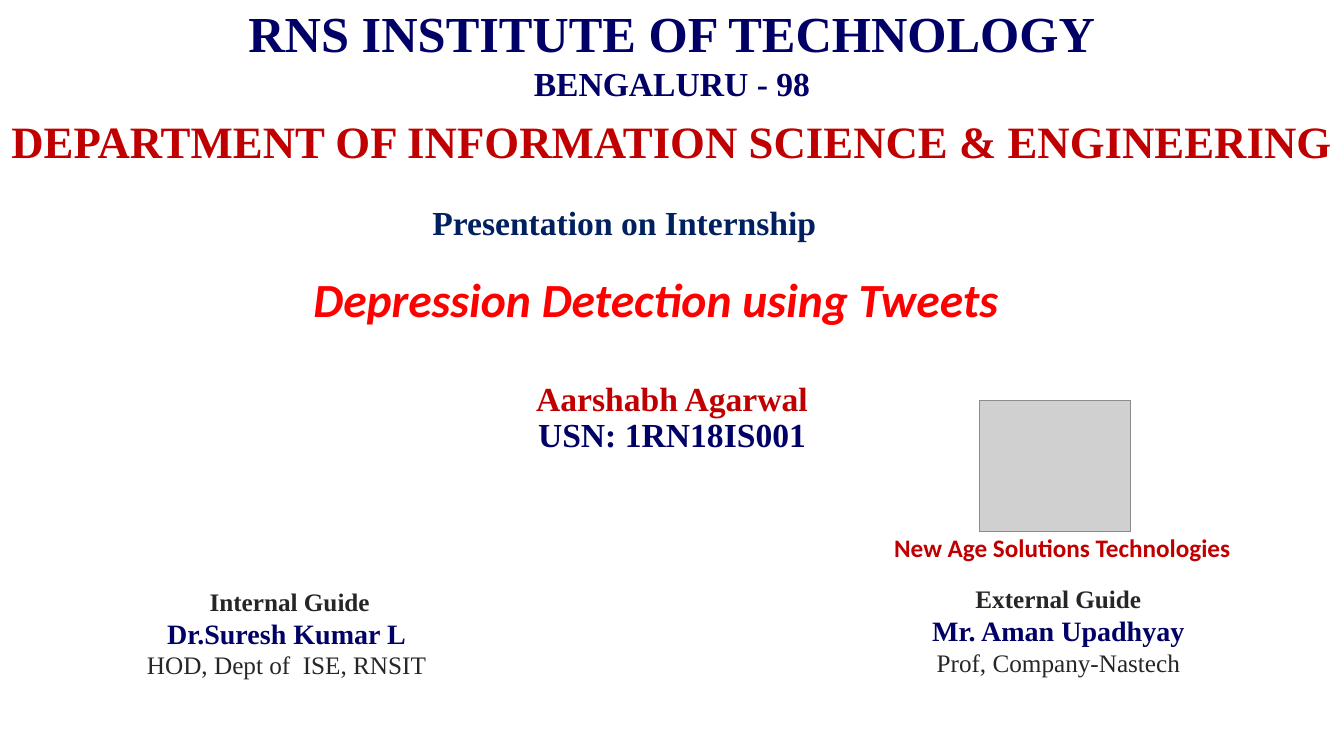
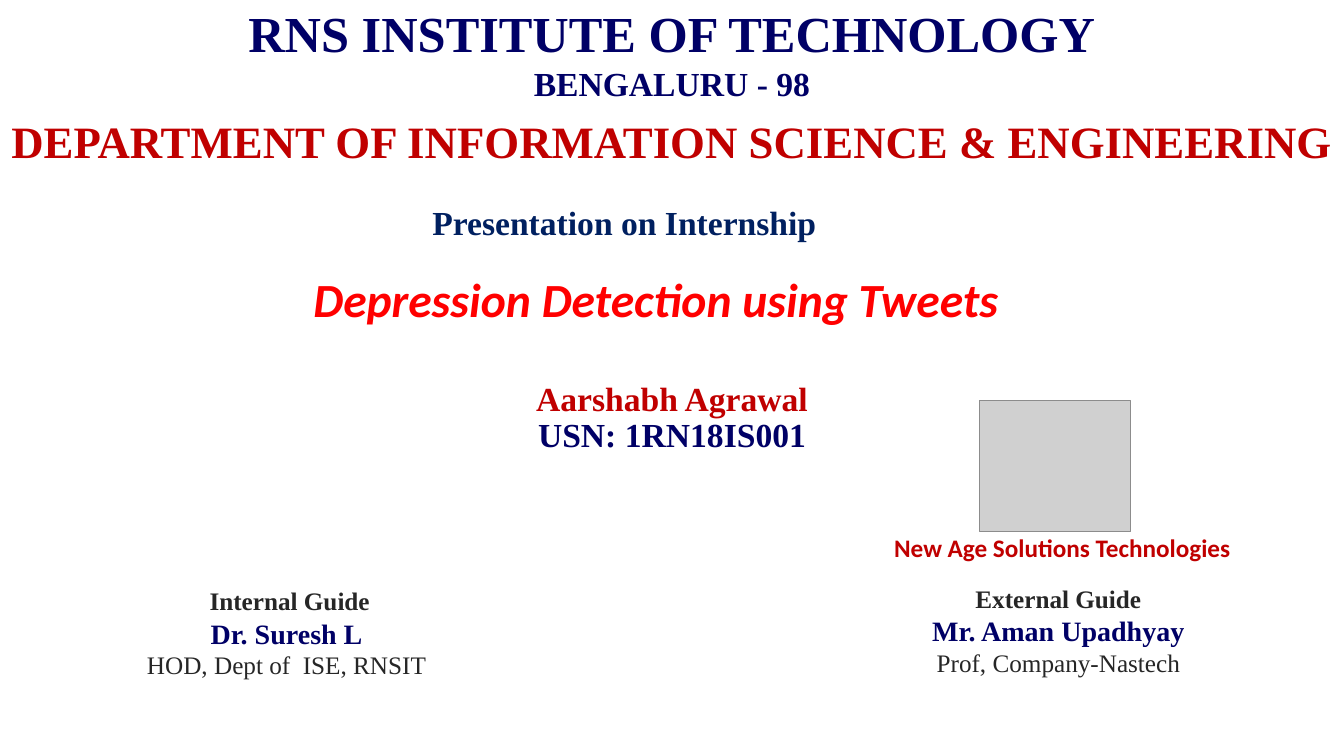
Before and after one commit to aarshabh/Depression-Detection-using-Twitter, a slide deck: slide 1 of PPT PRESENTATION.pptx. Drawn at 1344x756 pixels with LibreOffice and Linux fonts; fonts in the diff are those of the drawing; grey boxes stand for pictures; background and template pictures are left out. Boxes give left, top, right and bottom in pixels: in the first picture for what was removed or moved away, otherwise in the second. Text is boxed around its words. In the diff, an @@ line names an element or a change of style, - is before the commit and + after.

```diff
--- a/PPT PRESENTATION.pptx
+++ b/PPT PRESENTATION.pptx
@@ text at [536,387,808,418]: text changed @@
-Aarshabh Agarwal
+Aarshabh Agrawal
@@ text at [211,624,363,645]: text changed @@
-Dr.Suresh Kumar L
+Dr. Suresh L
```
Also in this commit, not shown: 5 other slides changed.
